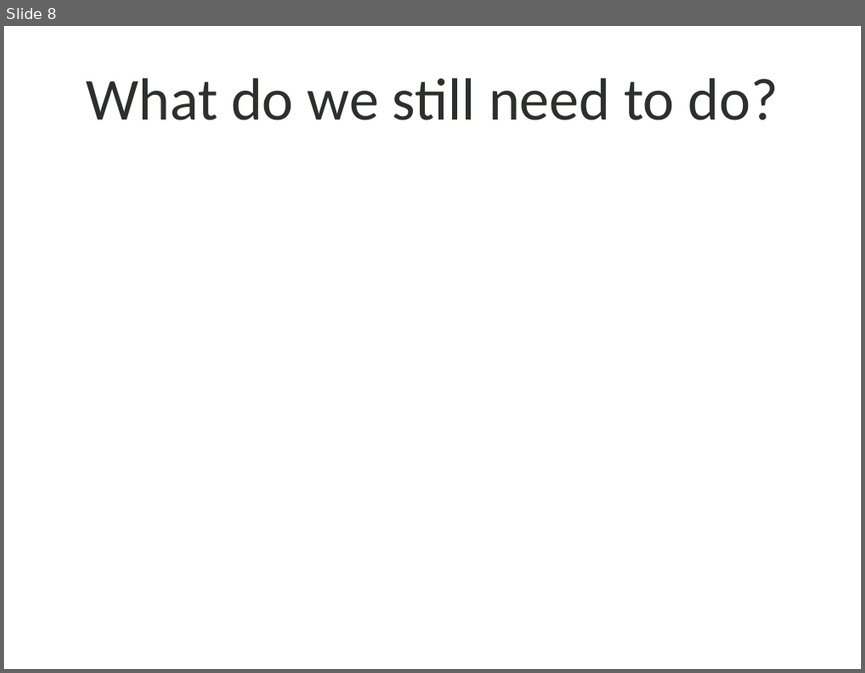
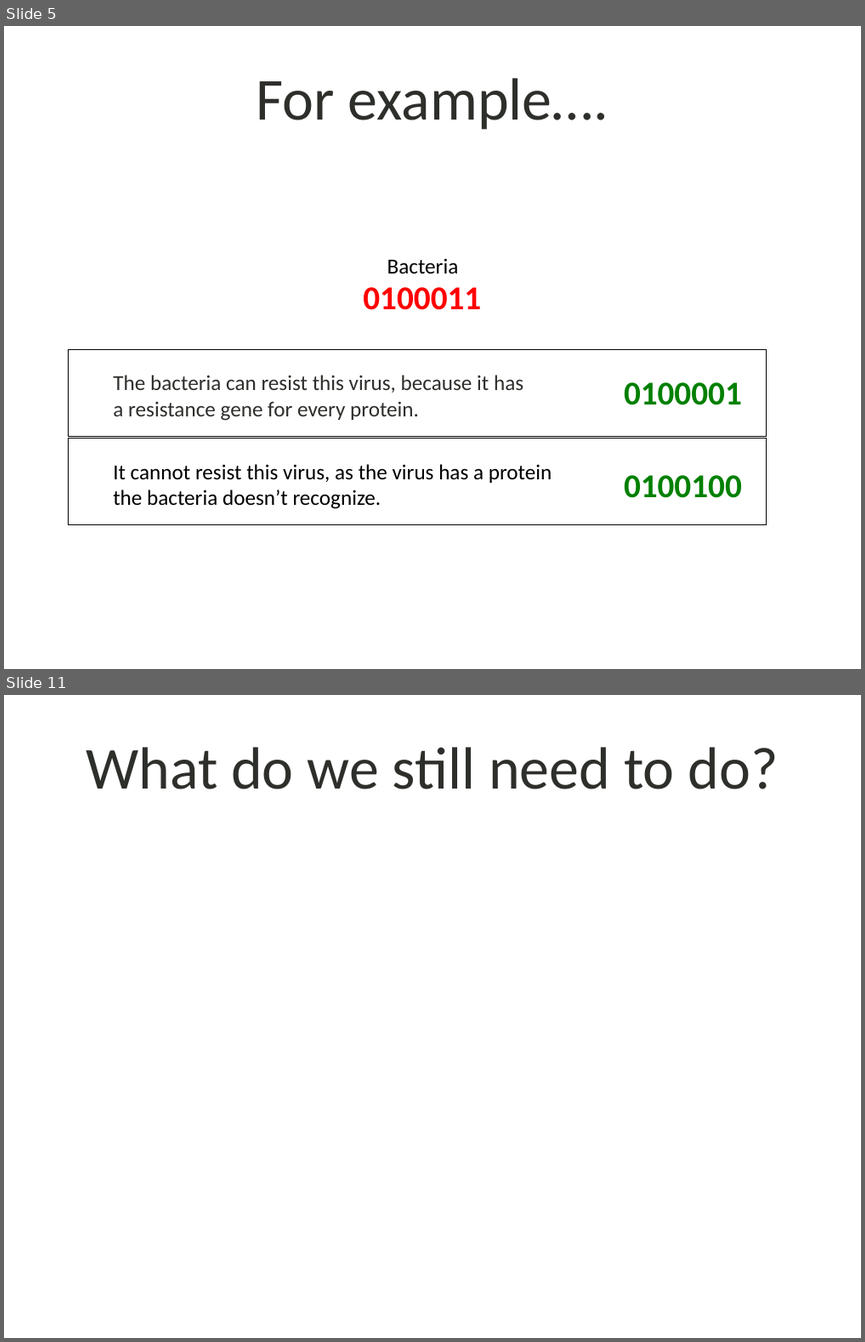
Before and after one commit to shankl/EvoComp_FinalProject, a slide deck: presentation.pptx. Shown one above the other, each under a label of ours: slide 8 before the commit, slides 5 and 11 after it; the slides between them are not shown. The pictures are 865x673 and 865x1342 pixels, drawn with LibreOffice and Linux fonts; fonts in the diff are those of the drawing; background and template pictures are left out. Boxes give left, top, right and bottom in pixels: in the first picture for what was removed or moved away, otherwise in the second. Text is boxed around its words. In the diff, an @@ line names an element or a change of style, - is before the commit and + after.

```diff
--- a/presentation.pptx
+++ b/presentation.pptx
@@ slide 5 added at (x1=4, y1=26, x2=861, y2=669), background picture (left out) @@
@@ title added at (x1=256, y1=78, x2=608, y2=130), 50 pt, text #2D2F2B @@
+For example….
@@ text added at (x1=387, y1=258, x2=459, y2=273), 18 pt, text #000000 @@
+Bacteria
@@ text added at (x1=363, y1=287, x2=481, y2=310), 28 pt, text #FF0000, bold @@
+0100011
@@ rectangle added at (x1=69, y1=350, x2=766, y2=437), outline #000000 0.75 pt @@
@@ text added at (x1=113, y1=374, x2=523, y2=420), 18 pt, text #2D2F2B @@
+The bacteria can resist this virus, because it has a resistance gene for every protein.
@@ text added at (x1=624, y1=382, x2=742, y2=405), 28 pt, text #008000, bold @@
+0100001
@@ rectangle added at (x1=69, y1=438, x2=766, y2=525), outline #000000 0.75 pt @@
@@ text added at (x1=113, y1=464, x2=552, y2=509), 18 pt, text #000000 @@
+It cannot resist this virus, as the virus has a protein the bacteria doesn’t recognize.
@@ text added at (x1=624, y1=475, x2=742, y2=498), 28 pt, text #008000, bold @@
+0100100
@@ what was slide 8 is now slide 11 @@
```
Also in this commit, not shown: 7 slides changed, 2 other slides added.
